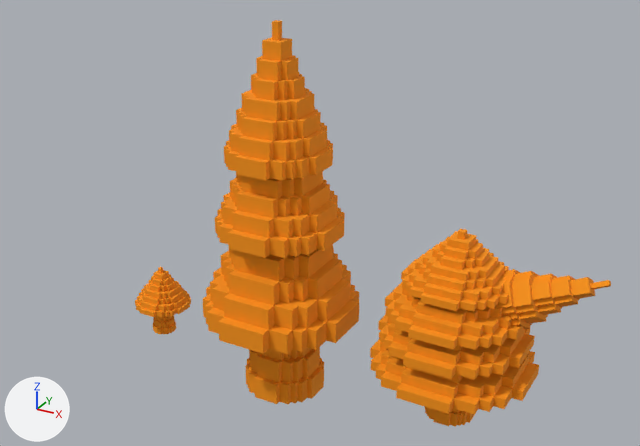
Before and after pictures for a commit that changed the Blender file Demos/Blend Files/VoxelTree.blend.
Rendered twice from a 50 mm camera at (30.3, -87.9, 63.3) aimed at (-17.9, -0.1, 19.4). Lighting does not change. The marker at lower left points along +X, +Y and +Z. The first picture is the older version.

Before the edit, the objects in view are built like this:
```python
ob_mesh_0_001 = bpy.data.objects.new('Mesh_0.001', me_mesh_0_001)
ob_mesh_0_001.location = (1.1, -2.1, 18.9)
ob_mesh_0_001.rotation_euler = (-1.579, 0.0, 0.0)  # degrees (-90, 0, 0)
ob_mesh_0_001.scale = (0.822, 0.822, 0.822)
ob_mesh_0_002 = bpy.data.objects.new('Mesh_0.002', me_mesh_0_002)
ob_mesh_0_002.location = (1.1, -2.1, 15.8)
ob_mesh_0_002.rotation_euler = (-1.579, 0.0, 0.0)  # degrees (-90, 0, 0)
ob_mesh_0_002.scale = (1.05, 1.05, 1.05)
ob_mesh_0_003 = bpy.data.objects.new('Mesh_0.003', me_mesh_0_003)
ob_mesh_0_003.location = (1.1, -2.1, 12.8)
ob_mesh_0_003.rotation_euler = (-1.579, 0.0, 0.0)  # degrees (-90, 0, 0)
ob_mesh_0_003.scale = (1.13, 1.13, 1.13)
ob_mesh_0_004 = bpy.data.objects.new('Mesh_0.004', me_mesh_0_004)
ob_mesh_0_004.location = (1.1, -2.1, 9.2)
ob_mesh_0_004.rotation_euler = (-1.579, 0.0, 0.0)  # degrees (-90, 0, 0)
ob_mesh_0_004.scale = (1.24, 1.24, 1.24)
ob_mesh_0_006 = bpy.data.objects.new('Mesh_0.006', me_mesh_0_006)
ob_mesh_0_006.location = (7.4, -0.9, 15.7)
ob_mesh_0_006.rotation_euler = (-0.518, 0.59, 1.311)  # degrees (-30, 34, 75)
ob_mesh_0_006.scale = (0.568, 1.96, 0.568)
ob_mesh_0_007 = bpy.data.objects.new('Mesh_0.007', me_mesh_0_007)
ob_mesh_0_007.location = (-22.4, -2.1, 32.8)
ob_mesh_0_007.rotation_euler = (-1.579, 0.0, 0.0)  # degrees (-90, 0, 0)
ob_mesh_0_007.scale = (0.822, 2.09, 0.822)
ob_mesh_0_008 = bpy.data.objects.new('Mesh_0.008', me_mesh_0_008)
ob_mesh_0_008.location = (-22.4, -2.1, 23.8)
ob_mesh_0_008.rotation_euler = (-1.579, 0.0, 0.0)  # degrees (-90, 0, 0)
ob_mesh_0_008.scale = (1.01, 2.11, 1.01)
ob_mesh_0_009 = bpy.data.objects.new('Mesh_0.009', me_mesh_0_009)
ob_mesh_0_009.location = (-22.4, -2.1, 13.5)
ob_mesh_0_009.rotation_euler = (-1.579, 0.0, 0.0)  # degrees (-90, 0, 0)
ob_mesh_0_009.scale = (1.27, 2.65, 1.27)
ob_mesh_0_011 = bpy.data.objects.new('Mesh_0.011', me_mesh_0_012)
ob_mesh_0_011.location = (-42.0, -2.1, 4.6)
ob_mesh_0_011.rotation_euler = (-1.579, 0.0, 0.0)  # degrees (-90, 0, 0)
ob_mesh_0_011.scale = (0.496, 0.714, 0.485)
# also in view: 'Mesh_0.010' at (-22.1, -2.2, 7.7)
```
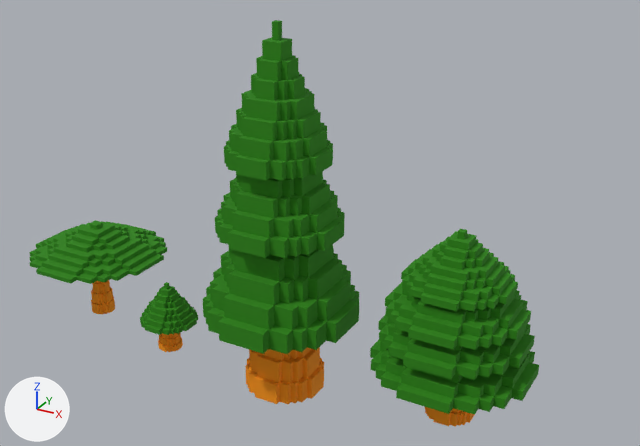
Changed parts and their boxes [x1, y1, x2, y2] in the pictures (640 x 446 px):
'Mesh_0.009', recoloured (darker)
    both: [203, 244, 359, 354]
'Mesh_0.007', recoloured (darker)
    both: [224, 20, 333, 181]
'Mesh_0.006', recoloured, moved, turned, rescaled
    before: [492, 269, 611, 330]
    after: [29, 220, 167, 284]
'Mesh_0.008', recoloured (darker)
    both: [215, 171, 345, 258]
'Mesh_0.001', recoloured (darker)
    both: [401, 228, 509, 312]
'Mesh_0.004', recoloured (darker)
    both: [370, 340, 539, 415]
'Mesh_0.002', recoloured (darker)
    both: [385, 282, 524, 350]
'Mesh_0.003', recoloured (darker)
    both: [378, 315, 535, 380]
'Mesh_0.011', recoloured, moved
    before: [135, 267, 191, 317]
    after: [140, 282, 198, 335]
'Mesh_0.012', moved
    before: [153, 316, 176, 334]
    after: [158, 333, 183, 352]
'Mesh_0.013', added
    after: [91, 280, 115, 314]

What the commit changed:
Material 'GreenLeaves.001' (mat_greenleaves_001) is new.
Its base color is (0.0211, 0.23, 0.0) (green #288400).
Its roughness is 0.9.
me_mesh_0_001 has 1424 vertices, 2136 faces and spans x -7.5..7.5, y -5.4..2.6, z -7.5..7.5.
me_mesh_0_001 no longer uses material mat_material_0_003.
me_mesh_0_001 gains material mat_greenleaves_001 (green #288400).
me_mesh_0_002 has 1424 vertices, 2136 faces and spans x -7.5..7.5, y -5.4..2.6, z -7.5..7.5.
me_mesh_0_002 no longer uses material mat_material_0_001.
me_mesh_0_002 gains material mat_greenleaves_001 (green #288400).
me_mesh_0_003 has 1424 vertices, 2136 faces and spans x -7.5..7.5, y -5.4..2.6, z -7.5..7.5.
me_mesh_0_003 no longer uses material mat_material_0_001.
me_mesh_0_003 gains material mat_greenleaves_001 (green #288400).
me_mesh_0_004 has 1424 vertices, 2136 faces and spans x -7.5..7.5, y -5.4..2.6, z -7.5..7.5.
me_mesh_0_004 no longer uses material mat_material_0_001.
me_mesh_0_004 gains material mat_greenleaves_001 (green #288400).
me_mesh_0_006 has 1424 vertices, 2136 faces and spans x -7.5..7.5, y -5.4..2.6, z -7.5..7.5.
me_mesh_0_006 no longer uses material mat_material_0_003.
me_mesh_0_006 gains material mat_greenleaves_001 (green #288400).
me_mesh_0_007 has 1424 vertices, 2136 faces and spans x -7.5..7.5, y -5.4..2.6, z -7.5..7.5.
me_mesh_0_007 no longer uses material mat_material_0_003.
me_mesh_0_007 gains material mat_greenleaves_001 (green #288400).
me_mesh_0_008 has 1424 vertices, 2136 faces and spans x -7.5..7.5, y -5.4..2.6, z -7.5..7.5.
me_mesh_0_008 no longer uses material mat_material_0_003.
me_mesh_0_008 gains material mat_greenleaves_001 (green #288400).
me_mesh_0_009 has 1424 vertices, 2136 faces and spans x -7.5..7.5, y -5.4..2.6, z -7.5..7.5.
me_mesh_0_009 no longer uses material mat_material_0_003.
me_mesh_0_009 gains material mat_greenleaves_001 (green #288400).
me_mesh_0_012 has 1424 vertices, 2136 faces and spans x -7.5..7.5, y -5.4..2.6, z -7.5..7.5.
me_mesh_0_012 no longer uses material mat_material_0_003.
me_mesh_0_012 gains material mat_greenleaves_001 (green #288400).
Mesh me_mesh_0_015 is new.
It has 1424 vertices, 2136 faces and spans x -7.5..7.5, y -5.4..2.6, z -7.5..7.5.
It uses material mat_material_0_003.
Object 'Mesh_0.006' (ob_mesh_0_006) moves from (7.4, -0.9, 15.7) to (-52.5, -2.6, 9.9).
Object 'Mesh_0.006' (ob_mesh_0_006) turns from (-30, 34, 75) to (-90, 0, 0) degrees about x, y and z.
Object 'Mesh_0.006' (ob_mesh_0_006) is rescaled from (0.568, 1.96, 0.568) to (1.23, 0.588, 1.2).
Object 'Mesh_0.011' (ob_mesh_0_011) moves from (-42.0, -2.1, 4.6) to (-38.4, -5.4, 4.6).
Object 'Mesh_0.012' (ob_mesh_0_012) moves from (-41.9, -2.3, 1.2) to (-38.3, -5.6, 1.2).
Object 'Mesh_0.013' (ob_mesh_0_013) is new; it shows me_mesh_0_015.
Its location is (-53.1, -2.4, 3.2).
Its rotation in degrees is (-90, 0, 0).
Its scale is (0.209, 1.58, 0.217).
